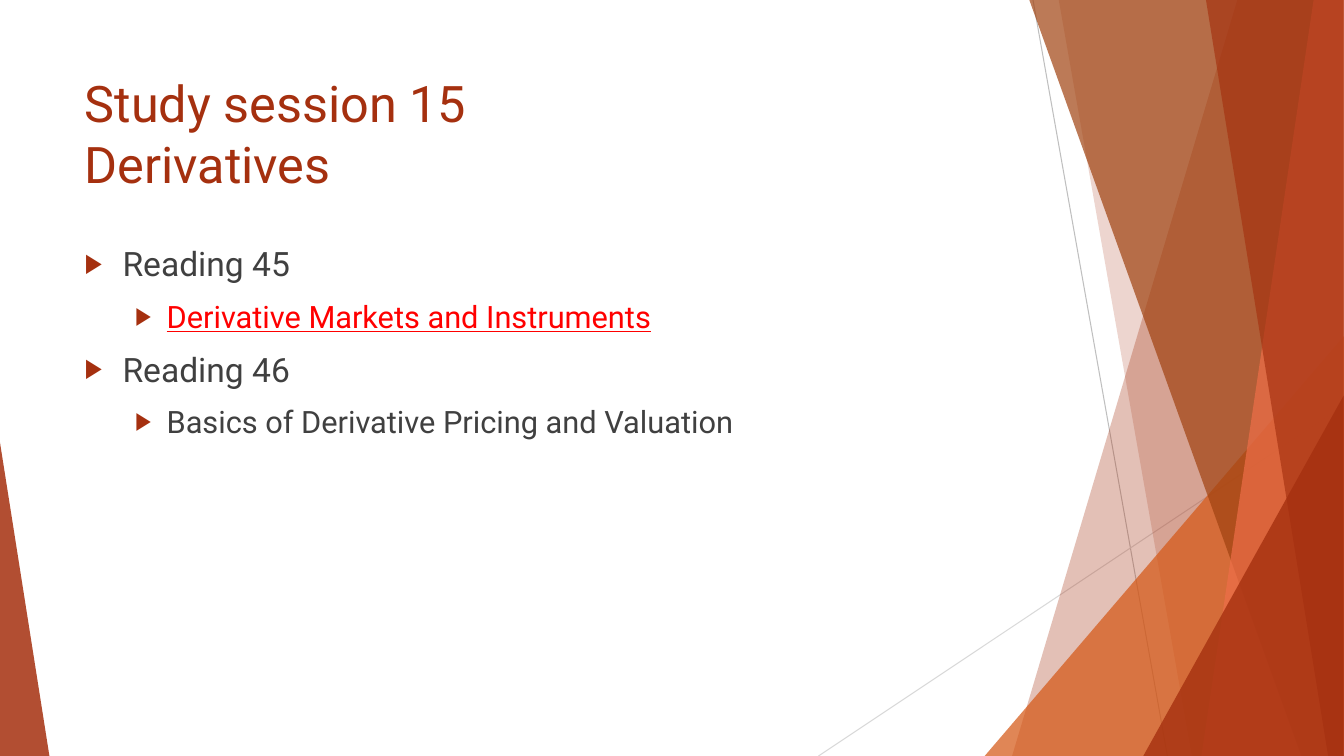
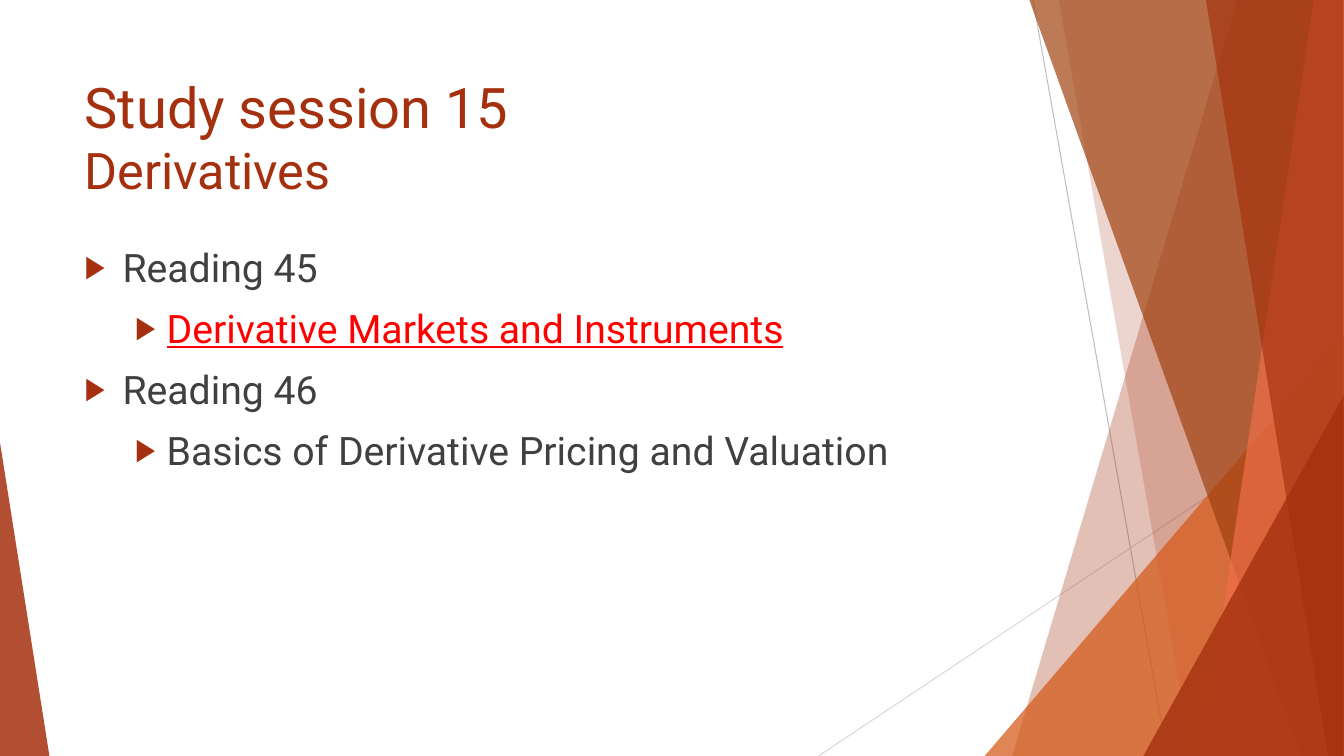
Before and after one commit to Isco0530/data, a slide deck: slide 1 of Reading 45.pptx. Drawn at 1344x756 pixels with LibreOffice and Linux fonts; fonts in the diff are those of the drawing. Boxes give left, top, right and bottom in pixels: in the first picture for what was removed or moved away, otherwise in the second. Text is boxed around its words. In the diff, an @@ line names an element or a change of style, - is before the commit and + after.

```diff
--- a/Reading 45.pptx
+++ b/Reading 45.pptx
@@ title "Study session 15 Derivatives" at (85,86,509,190): size 36 to 40 pt in "Study session 15" @@
@@ text "Reading 45" at (123,252,888,473): size 24 to 28 pt in "Reading 45", "Reading 46"; size 22 to 28 pt in "Derivative Markets and Instruments", "Basics of Derivative Pricing and Valuation" @@
```
Also in this commit, not shown: 9 other slides changed.
